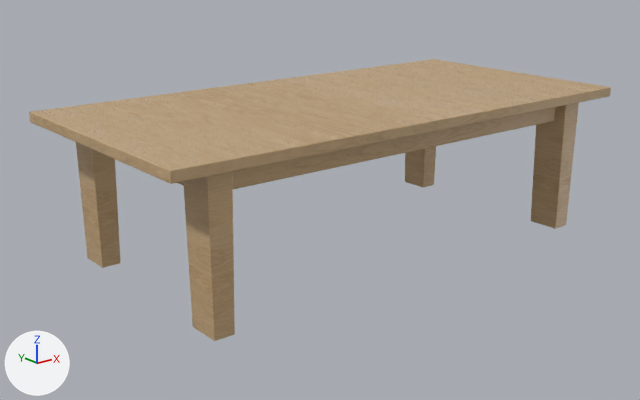
The Blender file web/house/assets/coffee-table-original/coffee-table.blend: old version first, new version second.
Before and after are seen from a 50 mm lens placed at (-1.455, -1.737, 0.824), pointed at (-0.054, 0.015, 0.123). The lights are fixed; the arrows at lower left show +X, +Y and +Z. The picture after the commit comes second.

In view in the first picture: 'Oak_coffee_table'.
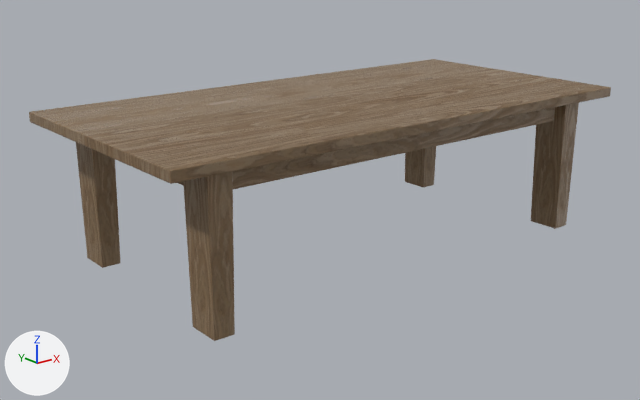
What differs and where, as boxes [x1, y1, x2, y2] in the pictures (640 x 400 px):
'Oak_coffee_table', recoloured (beige to brown)
    both: [29, 59, 611, 341]

Edits to the bpy script that builds the scene:
```text
Change mat_original_oak_table:
    remove # nodes: BsdfPrincipled, Gamma, Math, MixRGB, OutputMaterial, TexImage x2, VectorMath
    remove # colours: beige #e7d5b5
    nodes: BsdfPrincipled, Math, MixRGB, OutputMaterial, TexImage x2
    colours: pale blue #d2def0
```
